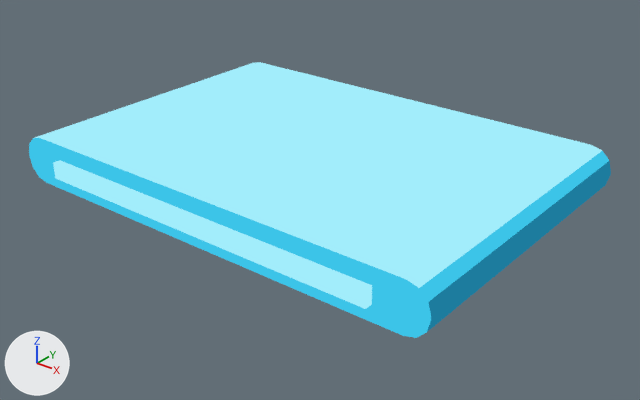
The glTF model Assets/TD2/Screen3D/Kit07/celadon/Plate_Pad.gltf: old version first, new version second.
Both versions are drawn from a 50 mm camera at (0.789, -0.619, 0.581) aimed at (0.026, 0.335, -0.01). Lighting does not change. The marker at lower left points along +X, +Y and +Z. The picture after the commit comes second.

Objects in the first picture: 'Plate_Pad_baked'.
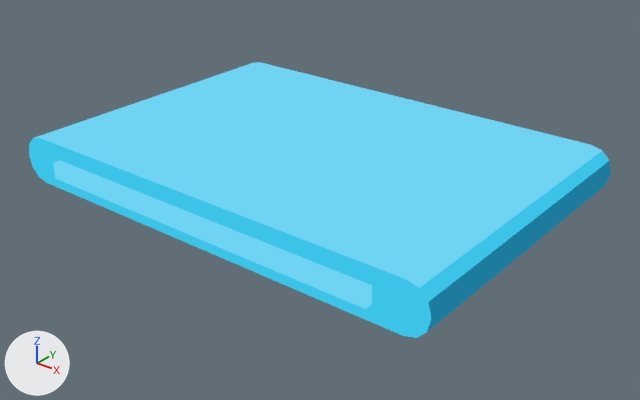
The change, as a list of edits to the scene's bpy script:
```text
Change mat_k07_celadon_link_light:
    where n0 = _N.new('ShaderNodeEmission'); n0.name = 'Emission'
    n0.inputs[0].default_value: (0.361, 0.847, 0.965, 1.0) -> (0.159, 0.651, 0.888, 1.0)  # 'Color', cyan #a2edfb -> 'Color', cyan #6fd3f2
```

Pixel boxes [x1, y1, x2, y2] of what changed, in the pictures (640 x 400 px):
'Plate_Pad_baked', recoloured: [33, 62, 604, 312] in both
